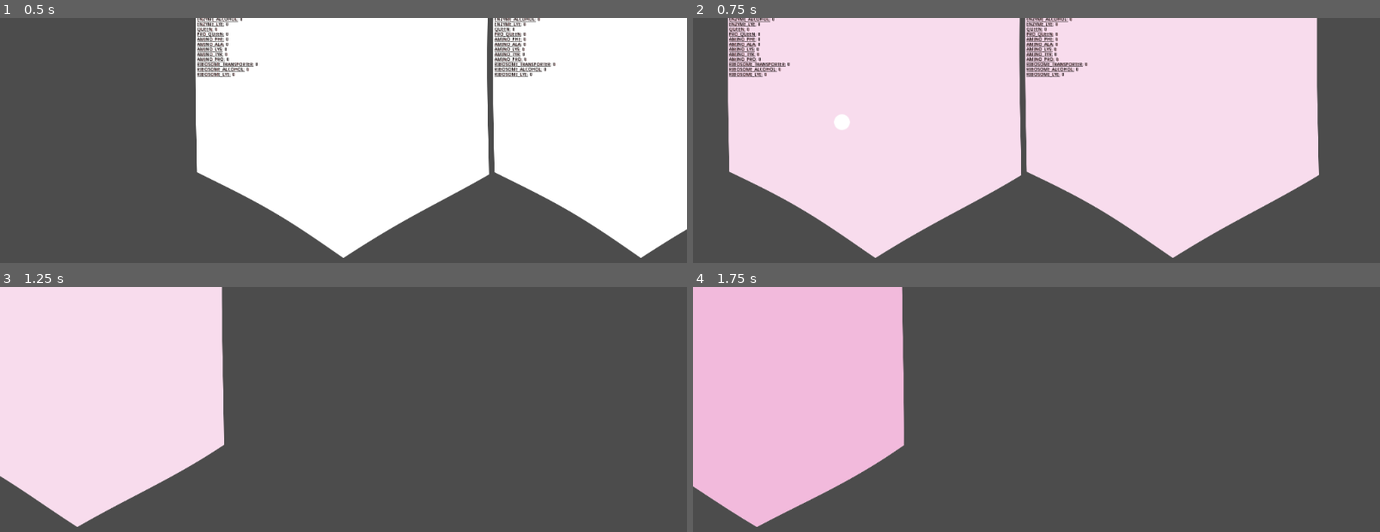
Above: before the commit, frames 1-4 (two rows, left to right).
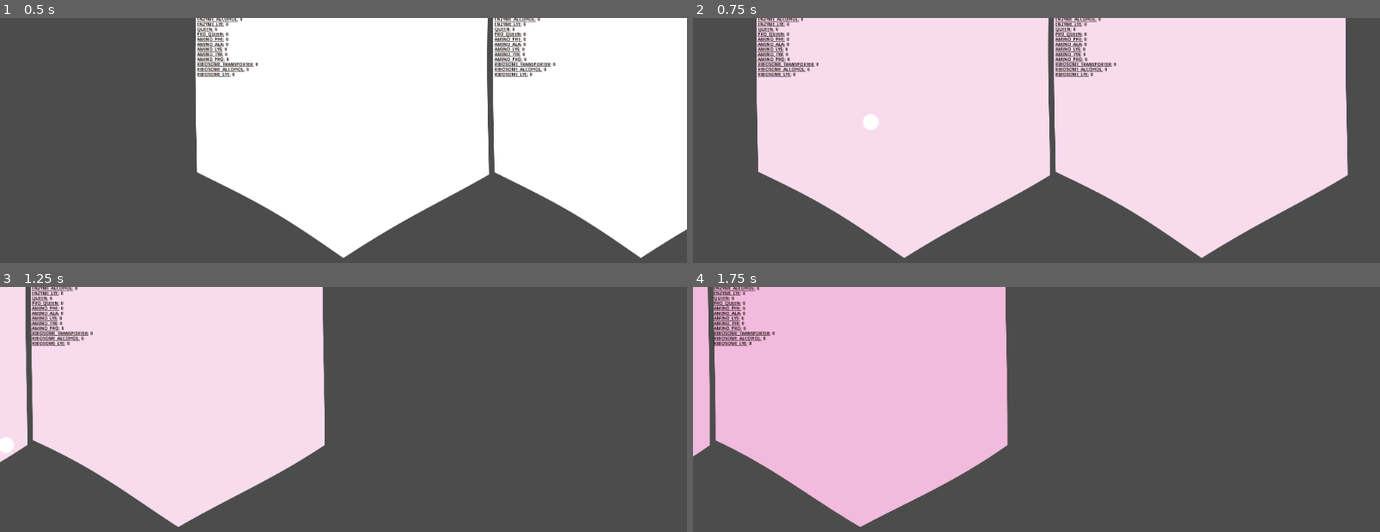
Above: after the commit, the same moments.

Repository: tobyp/hackathon2020
Game: Godot game, scene res://main.tscn
The game is run twice, just before and just after one commit, with the same random seed, the same clock (stepped at 60 frames per second) and the same inputs.
Inputs (mouse positions are in pixels of both pictures, inside the frame that each line leads up to):
- Up to frame 1 (0.5 s): no input
- Up to frame 2 (0.75 s): tap Enter at 0.5 s; move the mouse to (1187, 199) at 0.52 s; hold D from 0.53 s (still down); click (1187, 199) at 0.67 s
- Up to frame 3 (1.25 s): keep holding D
- Up to frame 4 (1.75 s): release D at 1.25 s; drag from (899, 507) to (outside the picture) at 1.27 s

Frame 1 is identical in both runs. In frame 2, 15% of the frame differs, in the area x 5-96%, y 0-98%; in frame 3, 19%; in frame 4, 19%, in the area x 0-46%, y 0-98%.

Commit message:
Implement window-edge panning in full-screen

Diff:
--- a/camera.gd
+++ b/camera.gd
@@ -4,11 +4,14 @@
 var dragging = false
 var startPos
 # Keyboard
-var moveVec = Vector2(0, 0)
+var moveVec = Vector2.ZERO
+# Edge panning
+var edgePanVec = Vector2.ZERO
 
-const CAM_MIN = 0.5
-const CAM_MAX = 5.0
-const KEY_MOVE = 20.0
+const ZOOM_MIN = 1.0
+const ZOOM_MAX = 5.0
+const KEY_PAN_SPEED = 1970.0 / 2.0  # 2.0 is default zoom
+const EDGE_PAN_SPEED = KEY_PAN_SPEED
 
 func _input(event):
 	if event is InputEventMouseButton:
@@ -18,25 +21,36 @@
 				startPos = event.position
 		elif event.button_index == BUTTON_WHEEL_UP:
 			zoom /= 1.2
-			if zoom.x < CAM_MIN:
-				zoom = Vector2(CAM_MIN, CAM_MIN)
+			if zoom.x < ZOOM_MIN:
+				zoom = Vector2(ZOOM_MIN, ZOOM_MIN)
 		elif event.button_index == BUTTON_WHEEL_DOWN:
 			zoom *= 1.2
-			if zoom.x > CAM_MAX:
-				zoom = Vector2(CAM_MAX, CAM_MAX)
-	elif event is InputEventMouseMotion and dragging:
-		position += (startPos - event.position) * zoom
-		startPos = event.position
+			if zoom.x > ZOOM_MAX:
+				zoom = Vector2(ZOOM_MAX, ZOOM_MAX)
+	elif event is InputEventMouseMotion:
+		if dragging:
+			position += (startPos - event.position) * zoom
+			startPos = event.position
+		edgePanVec = Vector2.ZERO
+		if OS.window_fullscreen:
+			if event.position.x == 0:
+				 edgePanVec.x = -EDGE_PAN_SPEED
+			elif event.position.x >= OS.window_size.x - 1:
+				edgePanVec.x = EDGE_PAN_SPEED
+			if event.position.y == 0:
+				 edgePanVec.y = -EDGE_PAN_SPEED
+			elif event.position.y >= OS.window_size.y - 1:
+				edgePanVec.y = EDGE_PAN_SPEED
 	elif event is InputEventKey:
 		if event.is_pressed():
 			if event.get_scancode() == KEY_W:
-				moveVec.y = -KEY_MOVE
+				moveVec.y = -KEY_PAN_SPEED
 			elif event.get_scancode() == KEY_A:
-				moveVec.x = -KEY_MOVE
+				moveVec.x = -KEY_PAN_SPEED
 			elif event.get_scancode() == KEY_S:
-				moveVec.y = KEY_MOVE
+				moveVec.y = KEY_PAN_SPEED
 			elif event.get_scancode() == KEY_D:
-				moveVec.x = KEY_MOVE
+				moveVec.x = KEY_PAN_SPEED
 		else:
 			if event.get_scancode() == KEY_W or event.get_scancode() == KEY_S:
 				moveVec.y = 0
@@ -51,4 +65,5 @@
 # Called every frame. 'delta' is the elapsed time since the previous frame.
 func _process(delta):
 	# TODO use delta here
-	position += moveVec * zoom
+	position += moveVec * zoom * delta
+	position += edgePanVec * zoom * delta
